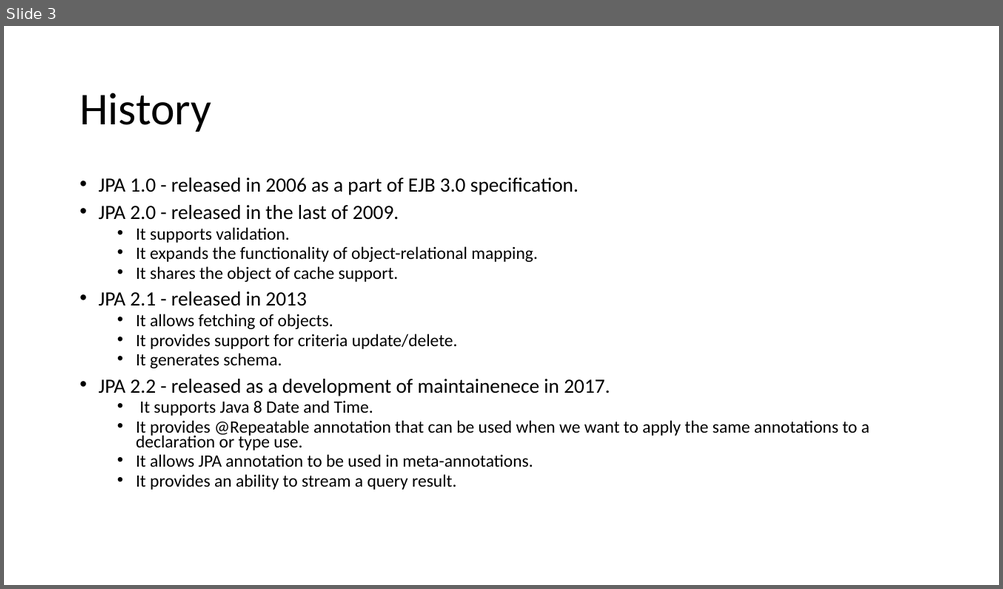
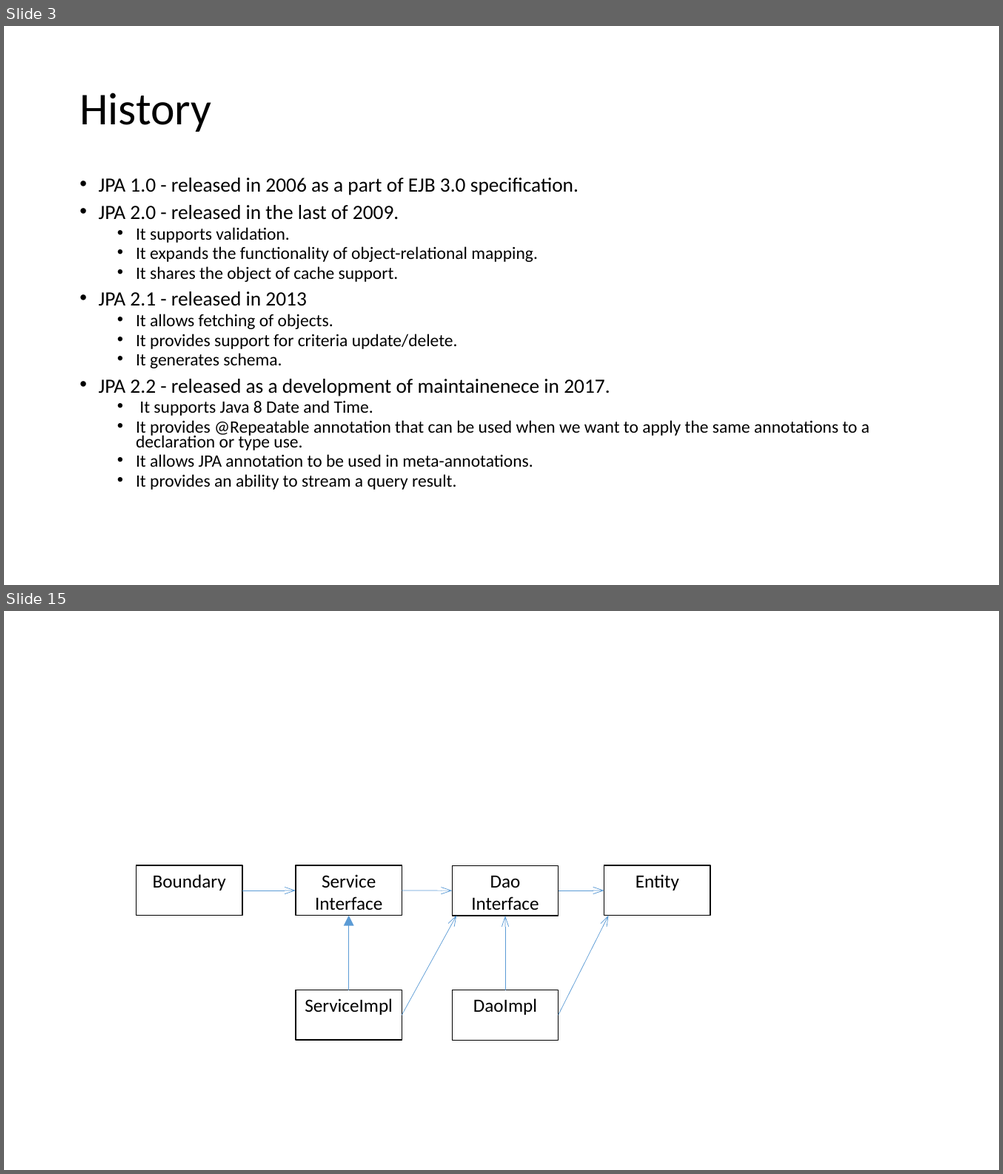
Before and after one commit to lawren43/mytest-repo, a slide deck: test-springmvc/doc/20181018-Spring JPA.pptx. Shown one above the other, each under a label of ours: slide 3 before the commit, slides 3 and 15 after it; the slides between them are not shown. The pictures are 1003x589 and 1003x1174 pixels, drawn with LibreOffice and Linux fonts; fonts in the diff are those of the drawing. Boxes give left, top, right and bottom in pixels: in the first picture for what was removed or moved away, otherwise in the second. Text is boxed around its words. In the diff, an @@ line names an element or a change of style, - is before the commit and + after.

```diff
--- a/test-springmvc/doc/20181018-Spring JPA.pptx
+++ b/test-springmvc/doc/20181018-Spring JPA.pptx
@@ slide 15 added at (x1=4, y1=611, x2=999, y2=1170), background #FFFFFF @@
@@ rectangle added at (x1=136, y1=866, x2=242, y2=915), outline #000000 1 pt, 18 pt, text #000000 @@
+Boundary
@@ rectangle added at (x1=296, y1=866, x2=401, y2=915), outline #000000 1 pt, 18 pt, text #000000 @@
+Service
+Interface
@@ rectangle added at (x1=452, y1=866, x2=558, y2=916), outline #000000 1 pt, 18 pt, text #000000 @@
+Dao
+Interface
@@ rectangle added at (x1=604, y1=866, x2=710, y2=915), outline #000000 1 pt, 18 pt, text #000000 @@
+Entity
@@ arrow added from (242, 891) to (296, 891), #5B9BD5 0.5 pt @@
@@ arrow added from (401, 891) to (452, 891), #5B9BD5 0.5 pt @@
@@ arrow added from (558, 891) to (604, 891), #5B9BD5 0.5 pt @@
@@ arrow added from (349, 990) to (349, 916), #5B9BD5 0.5 pt @@
@@ arrow added from (401, 1015) to (456, 915), #5B9BD5 0.5 pt @@
@@ arrow added from (506, 991) to (506, 916), #5B9BD5 0.5 pt @@
@@ arrow added from (558, 1015) to (609, 915), #5B9BD5 0.5 pt @@
@@ rectangle added at (x1=296, y1=990, x2=401, y2=1040), outline #000000 1 pt, 18 pt, text #000000 @@
+ServiceImpl
@@ rectangle added at (x1=452, y1=991, x2=558, y2=1041), outline #000000 1 pt, 18 pt, text #000000 @@
+DaoImpl
```
Also in this commit, not shown: 1 slide changed, 17 other slides added, 3 other files.
